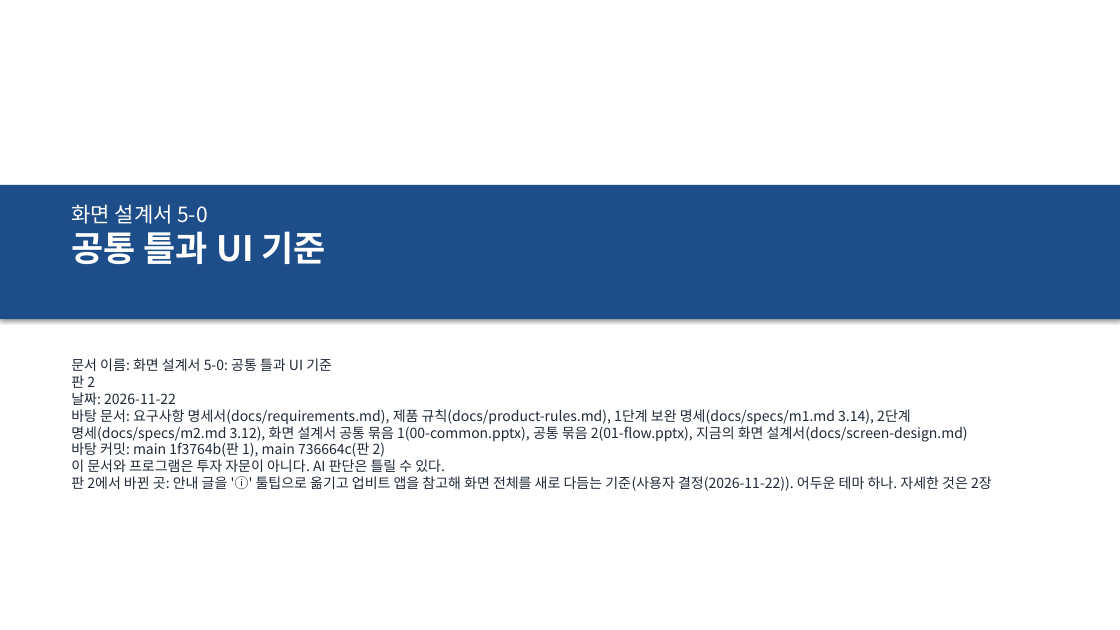
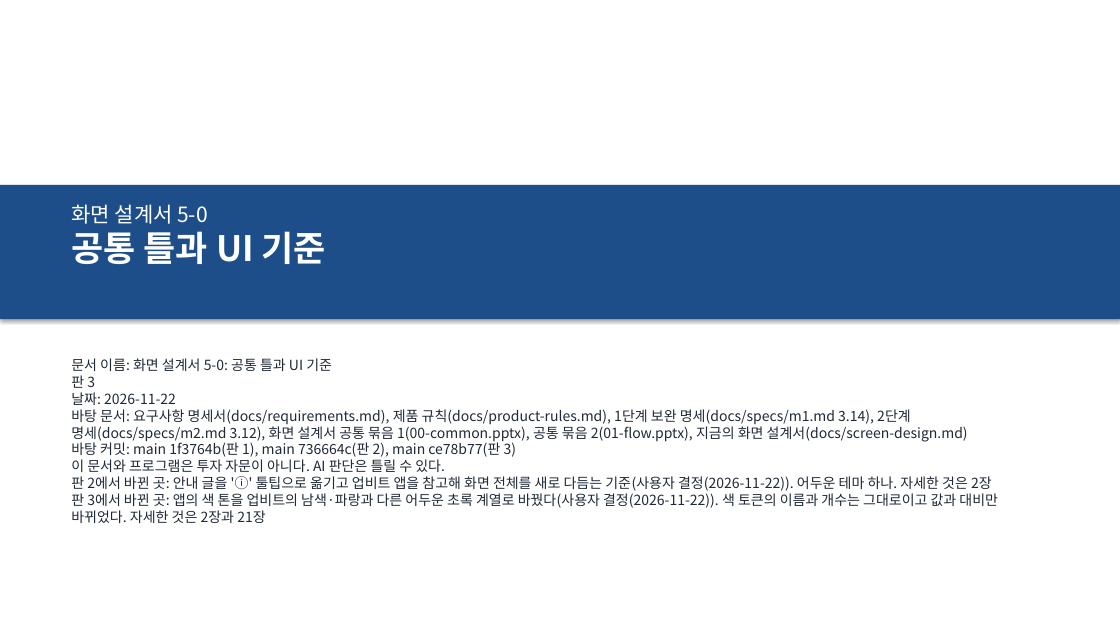
Before and after one commit to khy920723/coin-report-trader, a slide deck: slide 1 of docs/screen-design/02-ui-common.pptx. Drawn at 1120x630 pixels with LibreOffice and Linux fonts; fonts in the diff are those of the drawing. Boxes give left, top, right and bottom in pixels: in the first picture for what was removed or moved away, otherwise in the second. Text is boxed around its words. In the diff, an @@ line names an element or a change of style, - is before the commit and + after.

```diff
--- a/docs/screen-design/02-ui-common.pptx
+++ b/docs/screen-design/02-ui-common.pptx
@@ text at box(71, 375, 95, 388): text changed @@
-판 2
+판 3
@@ text at box(71, 441, 516, 457): text changed @@
-바탕 커밋: main 1f3764b(판 1), main 736664c(판 2)
+바탕 커밋: main 1f3764b(판 1), main 736664c(판 2), main ce78b77(판 3)
@@ text at box(71, 493, 998, 523): paragraph added @@
+판 3에서 바뀐 곳: 앱의 색 톤을 업비트의 남색·파랑과 다른 어두운 초록 계열로 바꿨다(사용자 결정(2026-11-22)). 색 토큰의 이름과 개수는 그대로이고 값과 대비만 바뀌었다. 자세한 것은 2장과 21장
```
Also in this commit, not shown: 25 other slides changed, 5 other files.
